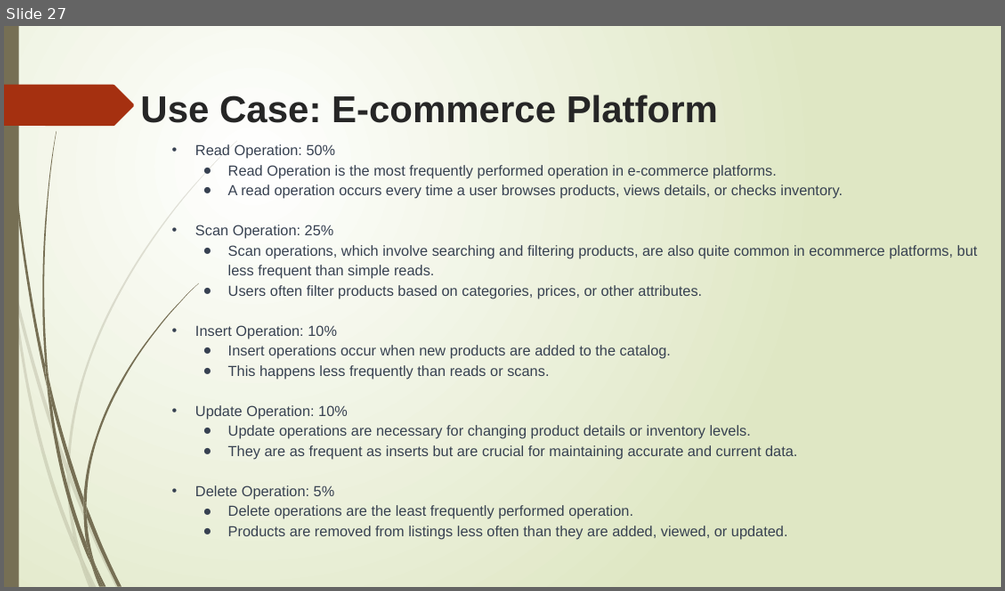
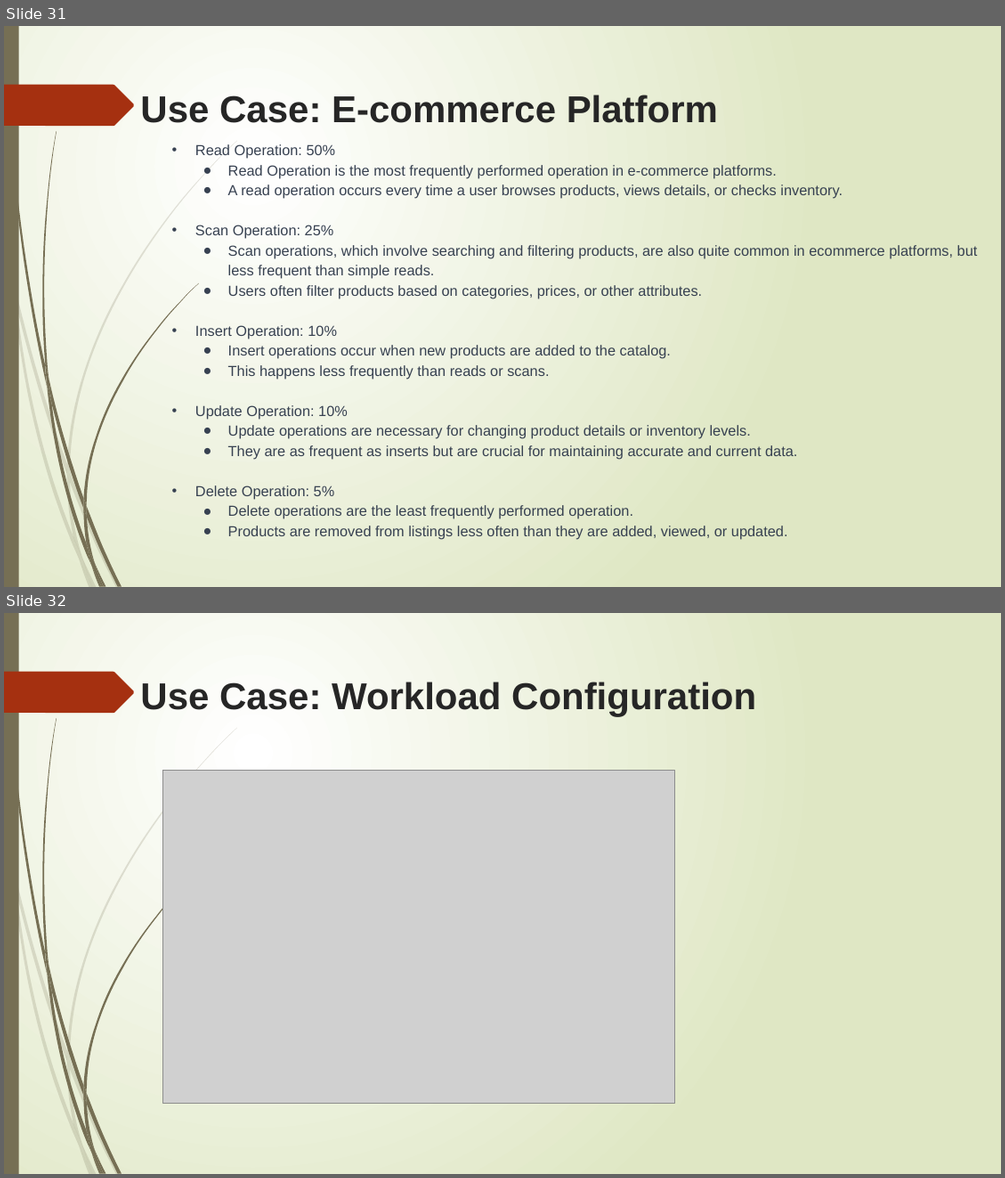
Before and after one commit to SonyShrestha/ADB_YCSB_YugabyteDB_CockroachDB, a slide deck: INFOH415.pptx. Shown one above the other, each under a label of ours: slide 27 before the commit, slides 31 and 32 after it. The pictures are 1005x591 and 1005x1178 pixels, drawn with LibreOffice and Linux fonts; fonts in the diff are those of the drawing; grey boxes stand for pictures. Boxes give left, top, right and bottom in pixels: in the first picture for what was removed or moved away, otherwise in the second. Text is boxed around its words. In the diff, an @@ line names an element or a change of style, - is before the commit and + after.

Commit message:
Configuration files added

```diff
--- a/INFOH415.pptx
+++ b/INFOH415.pptx
@@ slide 32 added at [4,613,1001,1174], background gradient #FFFFFF to #DFE8C4; not listed: 24 template elements that a slide beside it also shows @@
@@ text added at [140,682,756,716], 36 pt, text #262626, bold @@
+Use Case: Workload Configuration
@@ picture added at [163,770,675,1103] @@
@@ what was slide 27 is now slide 31 @@
```
Also in this commit, not shown: 8 slides changed, 4 other slides added, 11 other files.
